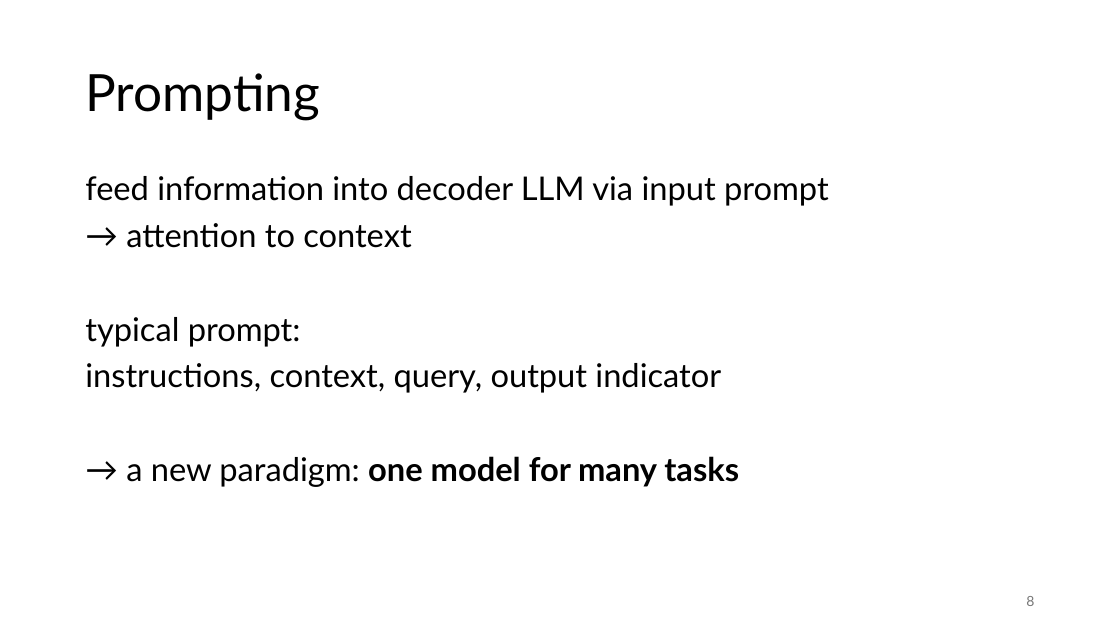
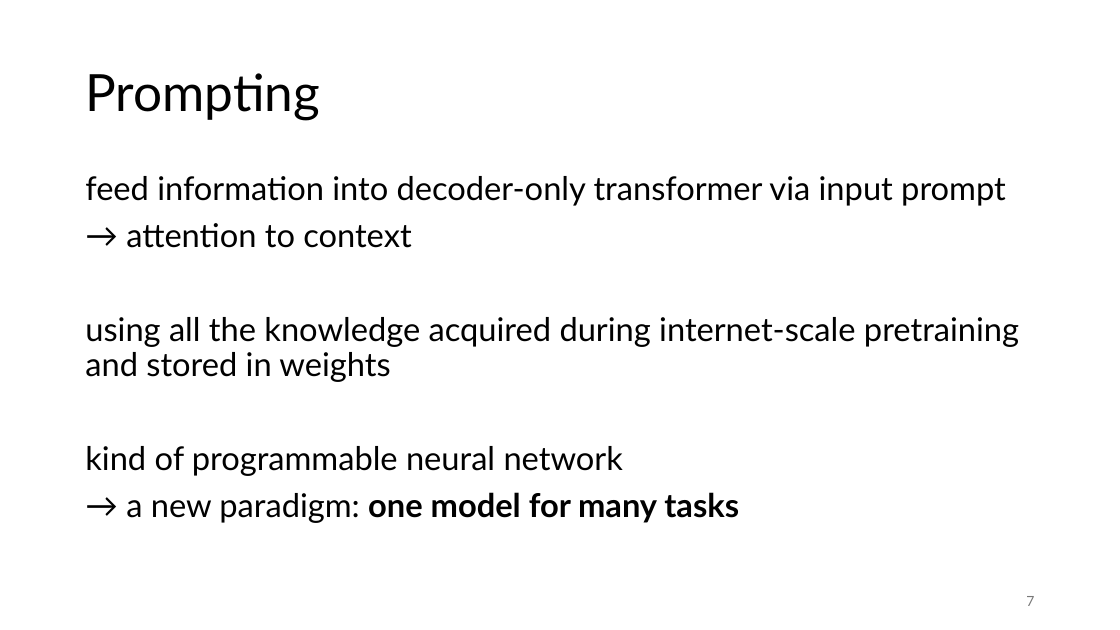
Before and after one commit to FelixWick/language_models, a slide deck: slide 7 of slides/3_LLMs.pptx (slide 8 before the commit). Drawn at 1120x630 pixels with LibreOffice and Linux fonts; fonts in the diff are those of the drawing. Boxes give left, top, right and bottom in pixels: in the first picture for what was removed or moved away, otherwise in the second. Text is boxed around its words. In the diff, an @@ line names an element or a change of style, - is before the commit and + after.

```diff
--- a/slides/3_LLMs.pptx
+++ b/slides/3_LLMs.pptx
@@ text at (85,176,1006,206): text changed @@
-feed information into decoder LLM via input prompt
+feed information into decoder-only transformer via input prompt
@@ text at (85,317,1019,476): text changed @@
-typical prompt:
-instructions, context, query, output indicator
+using all the knowledge acquired during internet-scale pretraining and stored in weights
+kind of programmable neural network
@@ page number at (1026,596,1034,606): text changed @@
-8
+7
```
Also in this commit, not shown: 2 other slides changed, 2 slides added, 5 slides removed, 5 other files.
